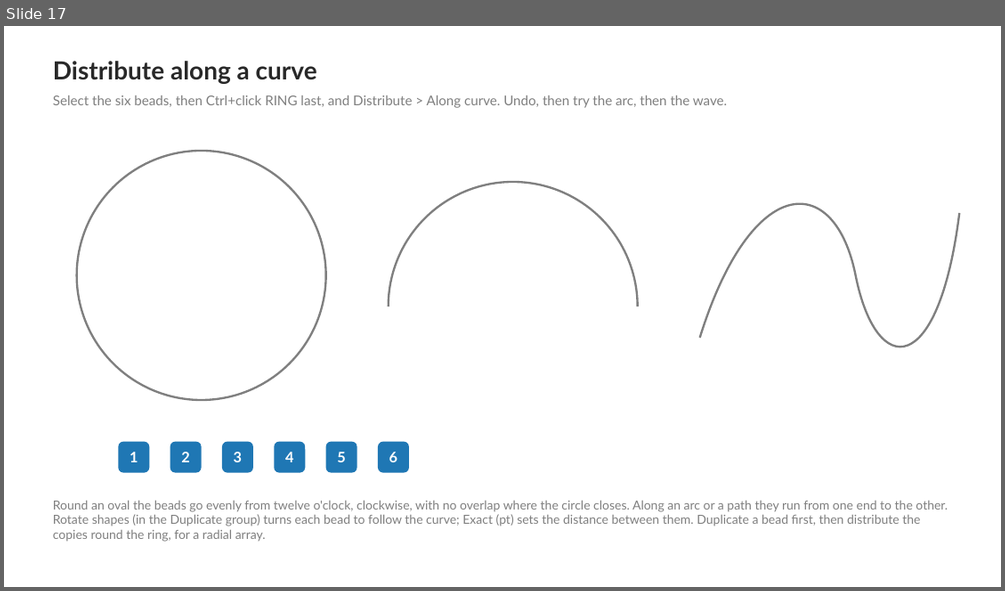
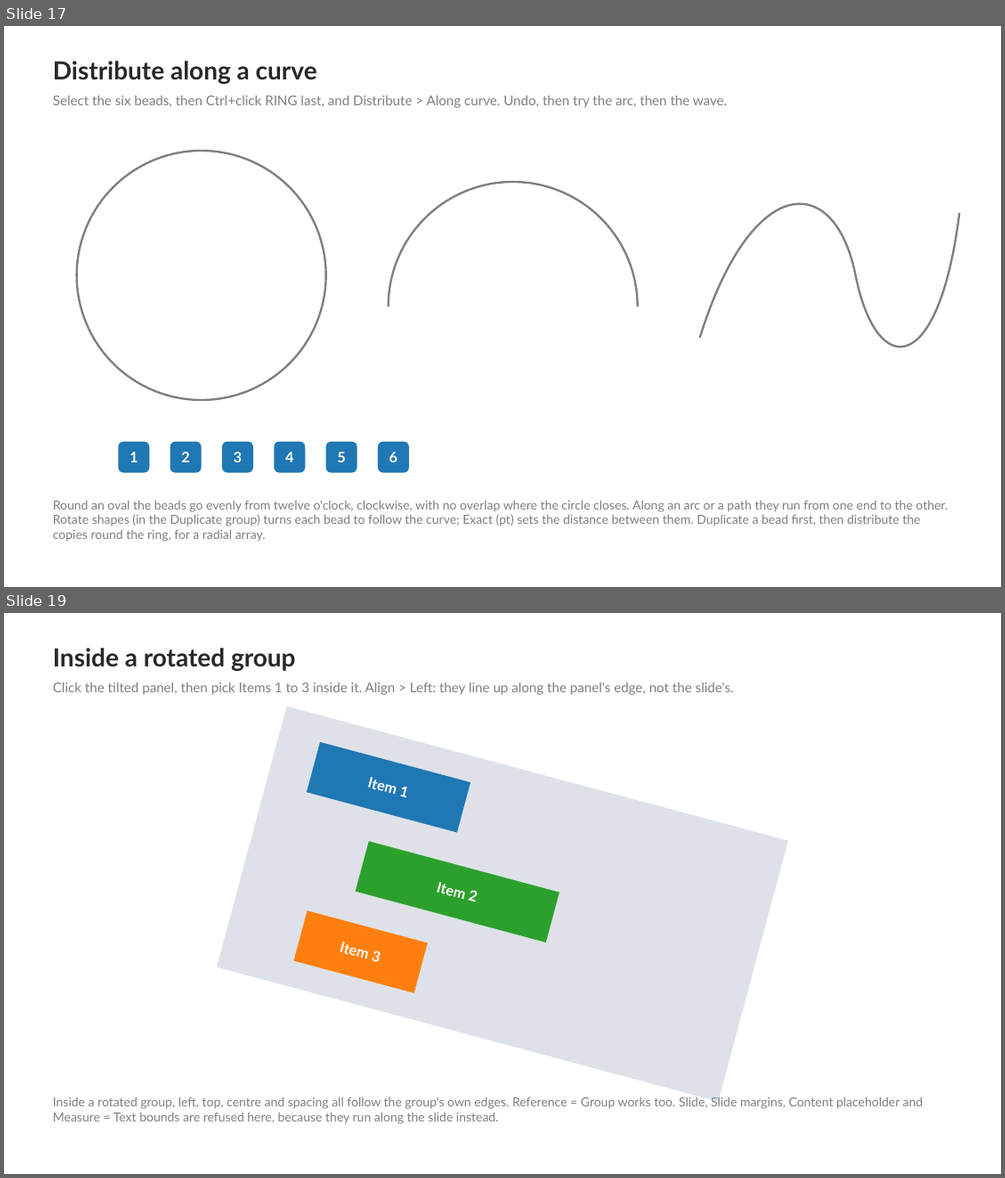
Before and after one commit to MrR1974/AlignPro, a slide deck: sample/AlignPro-Sample.pptx. Shown one above the other, each under a label of ours: slide 17 before the commit, slides 17 and 19 after it; the slides between them are not shown. The pictures are 1005x591 and 1005x1178 pixels, drawn with LibreOffice and Linux fonts; fonts in the diff are those of the drawing. Boxes give left, top, right and bottom in pixels: in the first picture for what was removed or moved away, otherwise in the second. Text is boxed around its words. In the diff, an @@ line names an element or a change of style, - is before the commit and + after.

```diff
--- a/sample/AlignPro-Sample.pptx
+++ b/sample/AlignPro-Sample.pptx
@@ slide 19 added at box(4, 613, 1001, 1174), background #FFFFFF @@
@@ text added at box(53, 648, 296, 671), 24 pt, text #282828, bold @@
+Inside a rotated group
@@ text added at box(53, 682, 734, 695), 13 pt, text #7F7F7F @@
+Click the tilted panel, then pick Items 1 to 3 inside it. Align > Left: they line up along the panel's edge, not the slide's.
@@ group added at box(217, 706, 787, 1101): 4 rectangles @@
+Item 1
+Item 2
+Item 3
@@ text added at box(53, 1096, 923, 1124), 12 pt, text #7F7F7F @@
+Inside a rotated group, left, top, centre and spacing all follow the group's own edges. Reference = Group works too. Slide, Slide margins, Content placeholder and Measure = Text bounds are refused here, because they run along the slide instead.
```
Also in this commit, not shown: 1 other slide added, 28 other files.
